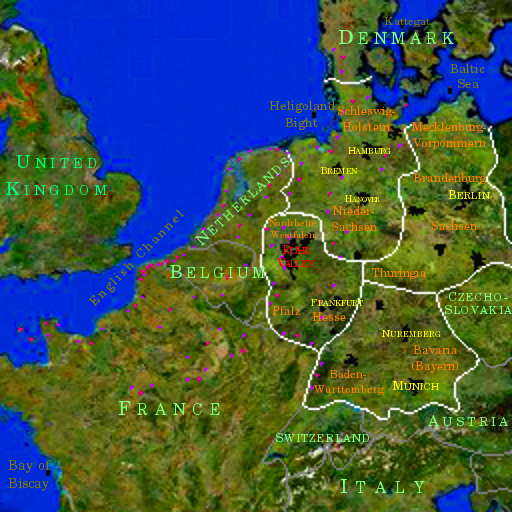
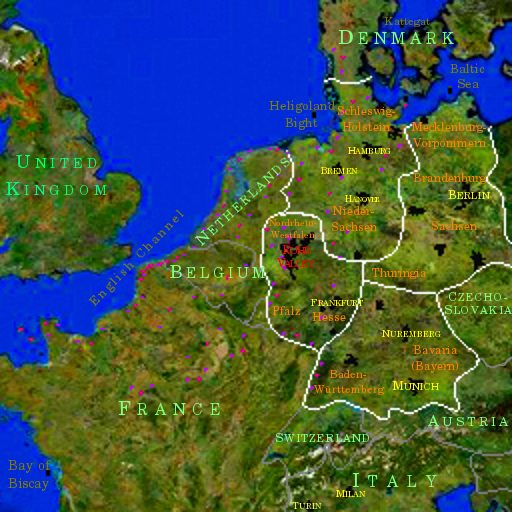
Layered file, before and after one edit (512 × 512). Changes by layer:
painted on "Nation names" over [340, 473, 437, 493]
painted on "City names" over [292, 490, 366, 509]
painted on "Background" over [300, 486, 356, 512]
